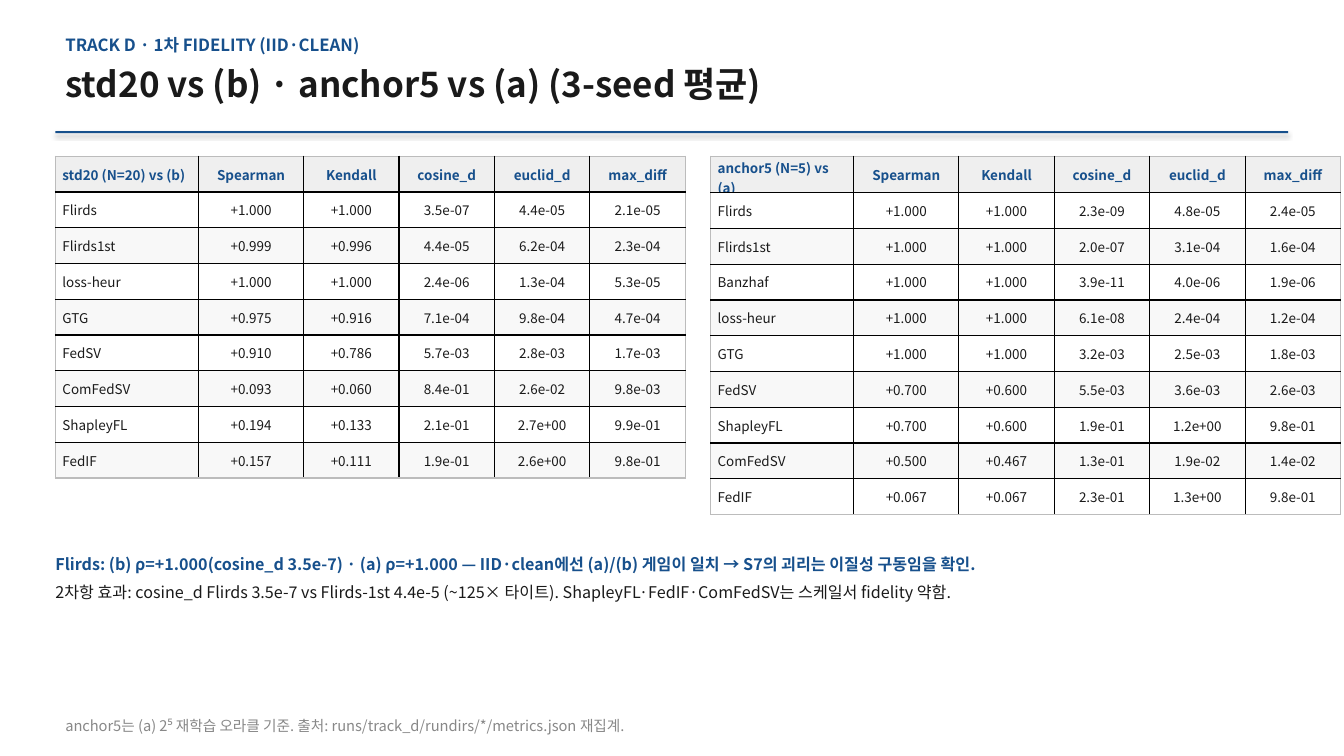
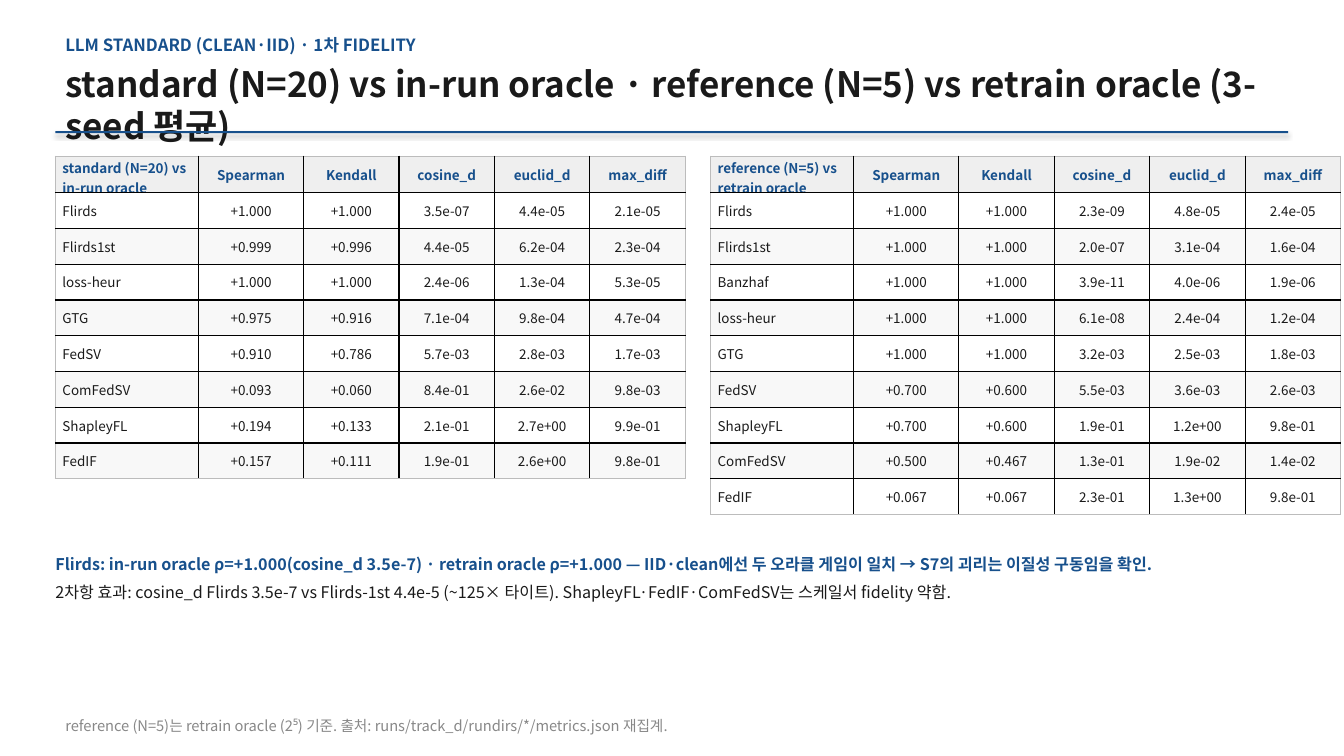
Before and after one commit to YongheeChoi/flirds, a slide deck: slide 14 of research-wiki/presentations/2026-06-results-report/flirds-results-2026-06.pptx. Drawn at 1344x756 pixels with LibreOffice and Linux fonts; fonts in the diff are those of the drawing. Boxes give left, top, right and bottom in pixels: in the first picture for what was removed or moved away, otherwise in the second. Text is boxed around its words. In the diff, an @@ line names an element or a change of style, - is before the commit and + after.

```diff
--- a/research-wiki/presentations/2026-06-results-report/flirds-results-2026-06.pptx
+++ b/research-wiki/presentations/2026-06-results-report/flirds-results-2026-06.pptx
@@ text at [65,37,416,55]: text changed @@
-TRACK D · 1차 FIDELITY (IID·CLEAN)
+LLM STANDARD (CLEAN·IID) · 1차 FIDELITY
@@ text at [65,68,1257,146]: text changed @@
-std20 vs (b) · anchor5 vs (a) (3-seed 평균)
+standard (N=20) vs in-run oracle · reference (N=5) vs retrain oracle (3-seed 평균)
@@ table at [55,156,687,478] @@
-row 1, column 1: std20 (N=20) vs (b)
+row 1, column 1: standard (N=20) vs in-run oracle
@@ table at [711,156,1342,514] @@
-row 1, column 1: anchor5 (N=5) vs (a)
+row 1, column 1: reference (N=5) vs retrain oracle
@@ text at [55,556,1152,574]: text changed @@
-Flirds: (b) ρ=+1.000(cosine_d 3.5e-7) · (a) ρ=+1.000 — IID·clean에선 (a)/(b) 게임이 일치 → S7의 괴리는 이질성 구동임을 확인.
+Flirds: in-run oracle ρ=+1.000(cosine_d 3.5e-7) · retrain oracle ρ=+1.000 — IID·clean에선 두 오라클 게임이 일치 → S7의 괴리는 이질성 구동임을 확인.
@@ text at [65,719,667,735]: text changed @@
-anchor5는 (a) 2⁵ 재학습 오라클 기준. 출처: runs/track_d/rundirs/*/metrics.json 재집계.
+reference (N=5)는 retrain oracle (2⁵) 기준. 출처: runs/track_d/rundirs/*/metrics.json 재집계.
```
Also in this commit, not shown: 15 other slides changed, 18 other files.
